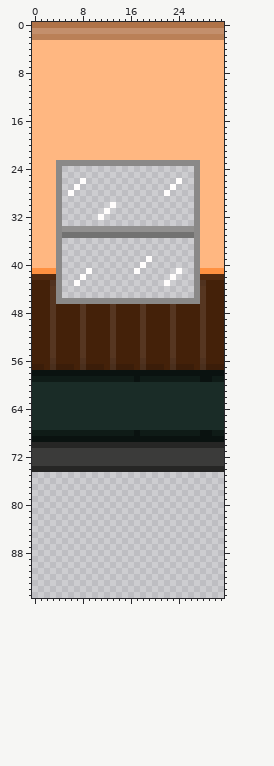
Two versions of one sprite sheet, Scenes/Station/Environment/WindowWall_NoBlinds_2.png. The picture above was drawn from the file before the commit.
The file is 32x96 pixels. Colours within 5 levels of each other are drawn and written as one.
The result:
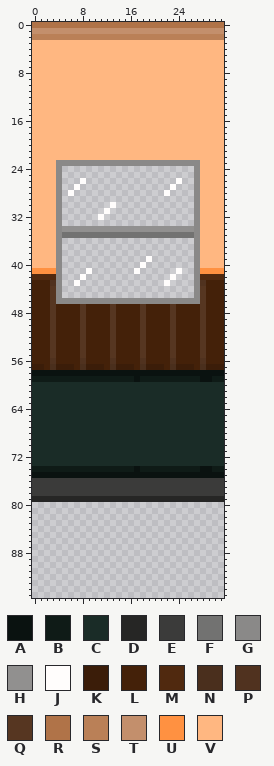
Palette (. is transparent): A #0a1210  B #0f1b17  C #1a2c27  D #262625  E #3b3b3a  F #727271  G #8a8988  H #91908f  J #fffdfc  K #3b1d09  L #442109  M #50290f  N #4a2f1d  P #50321f  Q #563621  R #b07348  S #ba8057  T #c38f6c  U #ff9141  V #ffb781
Edits made:
y 68: x 0..31 BBBBBBBBBBBBBBBBBABBBBBBBBBBAABB -> CCCCCCCCCCCCCCCCCCCCCCCCCCCCCCCC
y 69: x 0..31 AAAAAAAAAAAAAAAAAAAAAAAAAAAAAAAA -> CCCCCCCCCCCCCCCCCCCCCCCCCCCCCCCC
y 70: x 0..31 DDDDDDDDDDDDDDDDDDDDDDDDDDDDDDDD -> CCCCCCCCCCCCCCCCCCCCCCCCCCCCCCCC
y 71..73: x 0..31 EEEEEEEEEEEEEEEEEEEEEEEEEEEEEEEE -> CCCCCCCCCCCCCCCCCCCCCCCCCCCCCCCC
y 74: x 0..31 DDDDDDDDDDDDDDDDDDDDDDDDDDDDDDDD -> BBBBBBBBBBBBBBBBBABBBBBBBBBBAABB
y 75: x 0..31 ................................ -> AAAAAAAAAAAAAAAAAAAAAAAAAAAAAAAA
y 76..78: x 0..31 ................................ -> EEEEEEEEEEEEEEEEEEEEEEEEEEEEEEEE
y 79: x 0..31 ................................ -> DDDDDDDDDDDDDDDDDDDDDDDDDDDDDDDD
